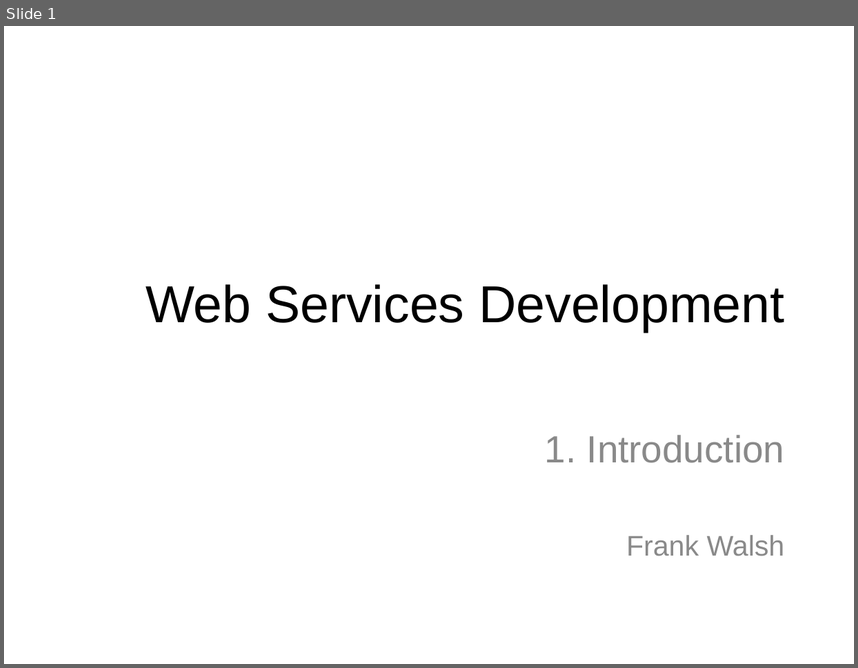
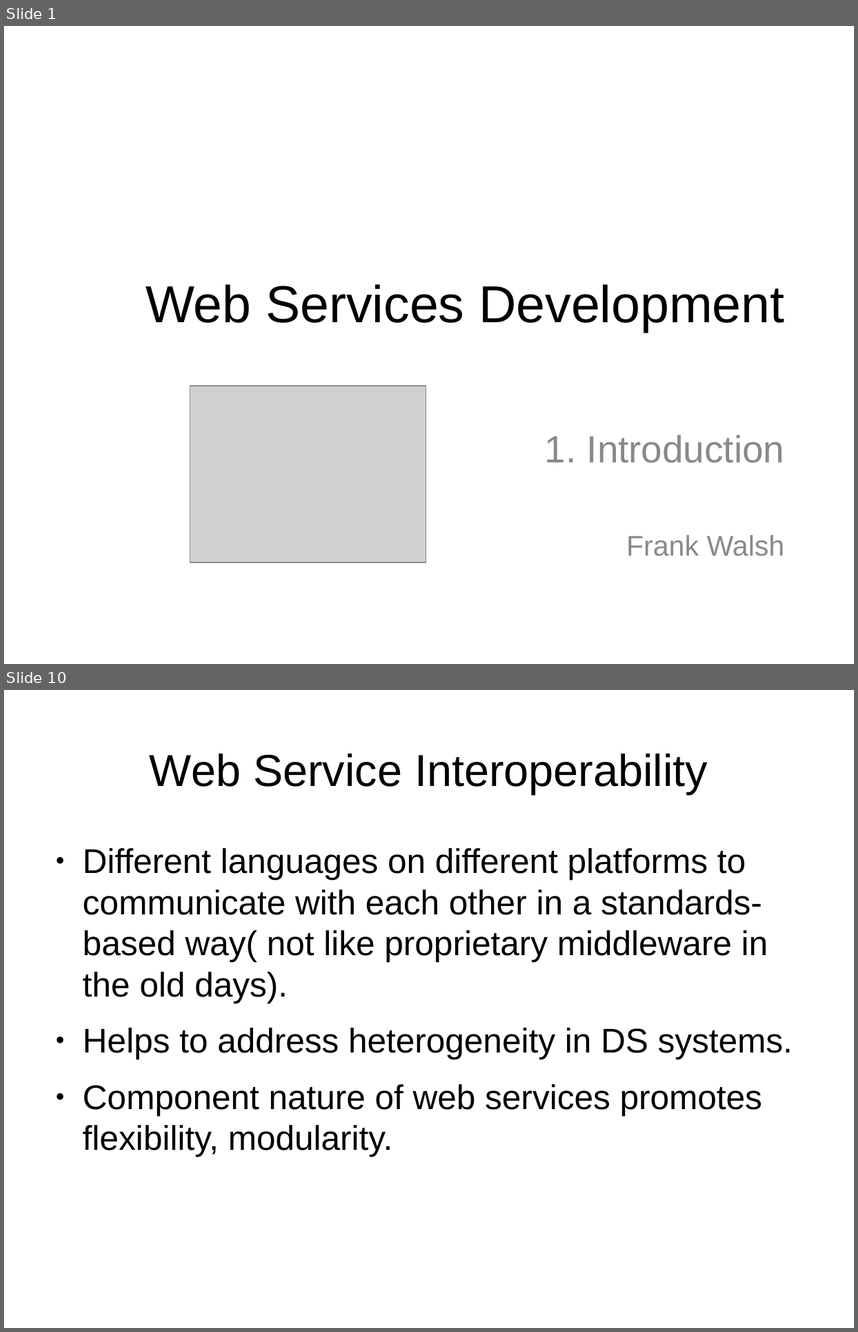
Before and after one commit to fxwalsh/webservicesdev-2016, a slide deck: topic01/talk-1/web-services-intro.odp. Shown one above the other, each under a label of ours: slide 1 before the commit, slides 1 and 10 after it; the slides between them are not shown. The pictures are 858x668 and 858x1332 pixels, drawn with LibreOffice and Linux fonts; fonts in the diff are those of the drawing; grey boxes stand for pictures. Boxes give left, top, right and bottom in pixels: in the first picture for what was removed or moved away, otherwise in the second. Text is boxed around its words. In the diff, an @@ line names an element or a change of style, - is before the commit and + after.

```diff
--- a/topic01/talk-1/web-services-intro.odp
+++ b/topic01/talk-1/web-services-intro.odp
@@ slide 10 added at [4,690,854,1328], background #FFFFFF @@
@@ title added at [150,753,708,794], 42.1 pt, text #000000 @@
+Web Service Interoperability
@@ text added at [83,848,793,1156], 32.2 pt, text #000000 @@
+● Different languages on different platforms to communicate with each other in a standards-based way( not like proprietary middleware in the old days).
+● Helps to address heterogeneity in DS systems.
+● Component nature of web services promotes flexibility, modularity.
@@ slide 1 changed as well @@
@@ picture added at [190,385,426,562] @@
```
Also in this commit, not shown: 1 other slide changed, 10 other slides added, 2 other files.
